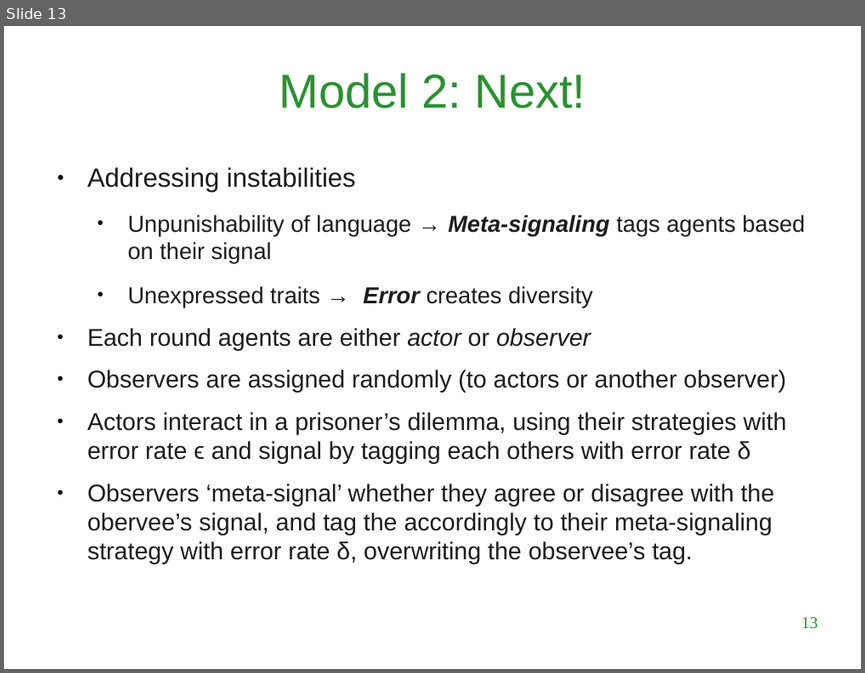
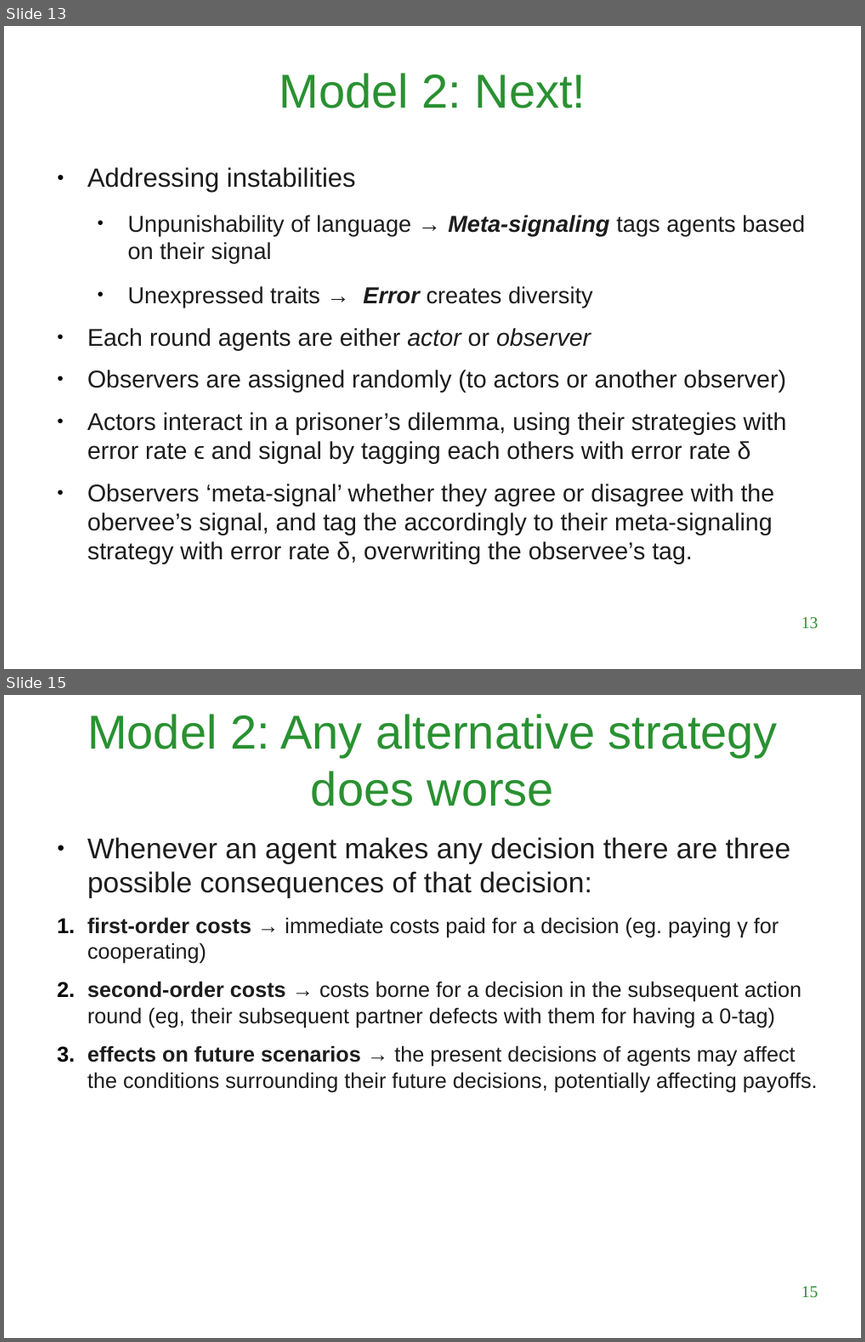
Before and after one commit to LuigiBrosNin/UNI, a slide deck: Master first year/Complex systems and network science/Tit_for_tatting_presentation.odp. Shown one above the other, each under a label of ours: slide 13 before the commit, slides 13 and 15 after it; the slides between them are not shown. The pictures are 865x673 and 865x1342 pixels, drawn with LibreOffice and Linux fonts; fonts in the diff are those of the drawing; background and template pictures are left out. Boxes give left, top, right and bottom in pixels: in the first picture for what was removed or moved away, otherwise in the second. Text is boxed around its words. In the diff, an @@ line names an element or a change of style, - is before the commit and + after.

```diff
--- a/Master first year/Complex systems and network science/Tit_for_tatting_presentation.odp
+++ b/Master first year/Complex systems and network science/Tit_for_tatting_presentation.odp
@@ slide 15 added at [4,695,861,1338], background #FFFFFF @@
@@ title added at [87,714,778,806], 40 pt, text #299131 @@
+Model 2: Any alternative strategy does worse
@@ text added at [87,837,817,1092], 18 pt, text #1C1C1C @@
+● Whenever an agent makes any decision there are three possible consequences of that decision:
+1. first-order costs → immediate costs paid for a decision (eg. paying γ for cooperating)
+2. second-order costs → costs borne for a decision in the subsequent action round (eg, their subsequent partner defects with them for having a 0-tag)
+3. effects on future scenarios → the present decisions of agents may affect the conditions surrounding their future decisions, potentially affecting payoffs.
@@ page number added at [801,1286,818,1297], 14 pt, text #299131 @@
+15
```
Also in this commit, not shown: 1 slide changed, 1 other file.
